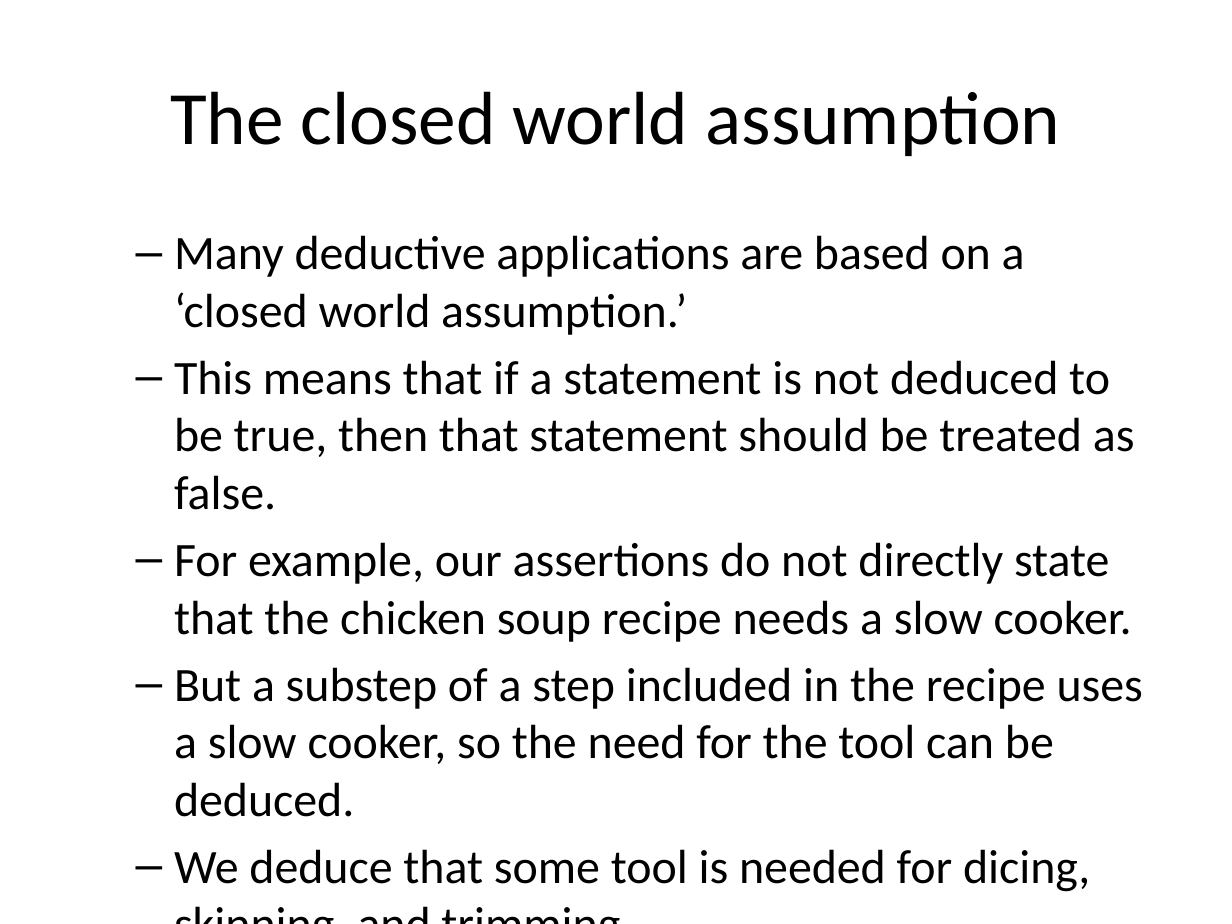
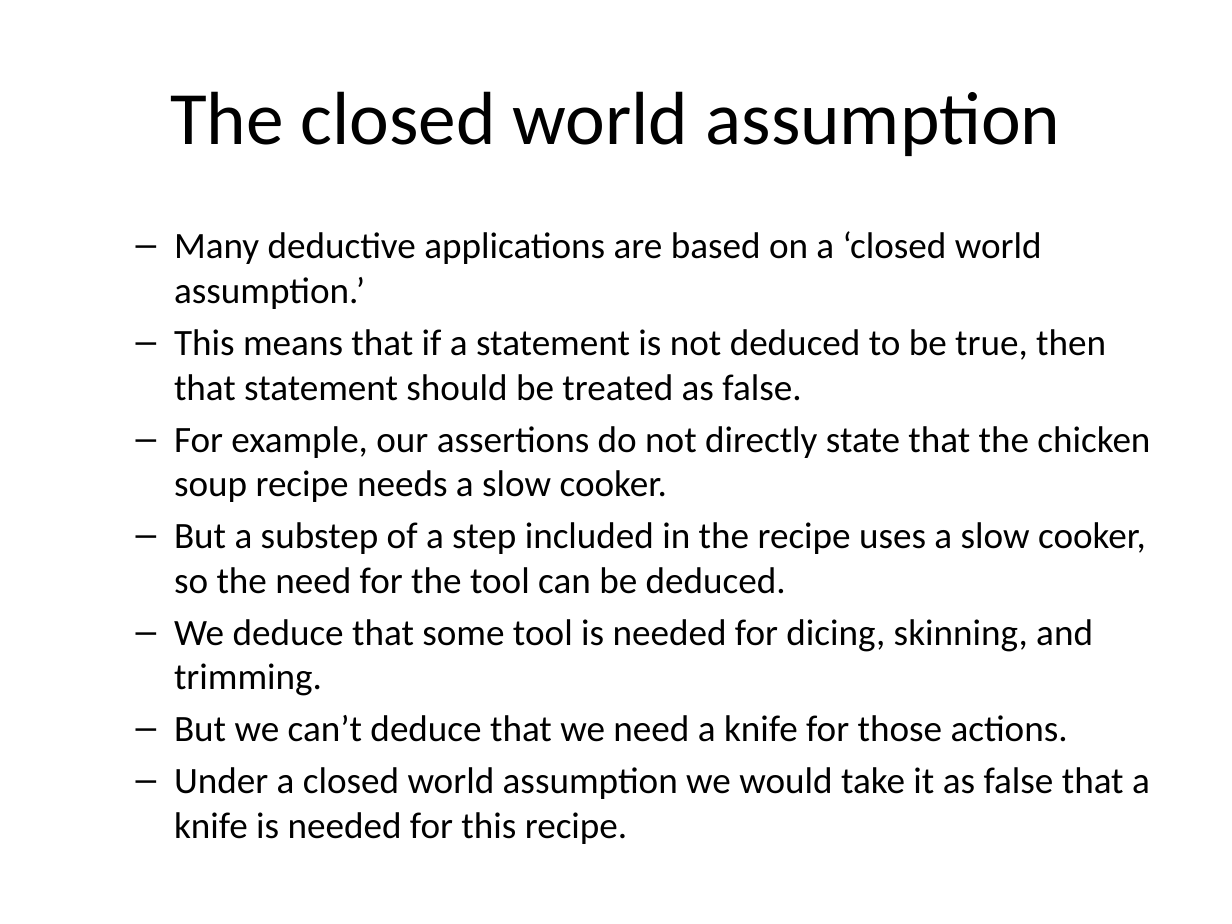
Before and after one commit to LIS561/syllabi, a slide deck: slide 5 of presentations/Logic1c.pptx. Drawn at 1232x924 pixels with LibreOffice and Linux fonts; fonts in the diff are those of the drawing. Boxes give left, top, right and bottom in pixels: in the first picture for what was removed or moved away, otherwise in the second. Text is boxed around its words. In the diff, an @@ line names an element or a change of style, - is before the commit and + after.

Commit message:
Recipe turtle

```diff
--- a/presentations/Logic1c.pptx
+++ b/presentations/Logic1c.pptx
@@ text "Many deductive applications are based ..." at [174, 231, 1150, 844]: size 28 to 21.7 pt; less space between paragraphs @@
```
Also in this commit, not shown: 3 other slides changed, 1 other file.
